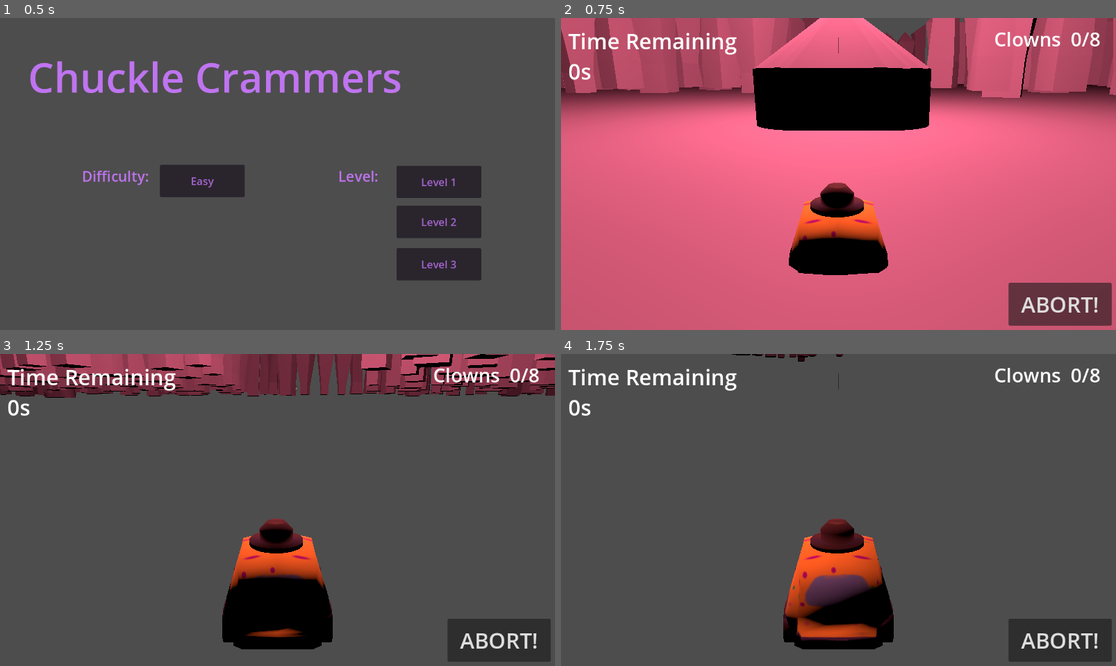
Above: before the commit, frames 1-4 (two rows, left to right).
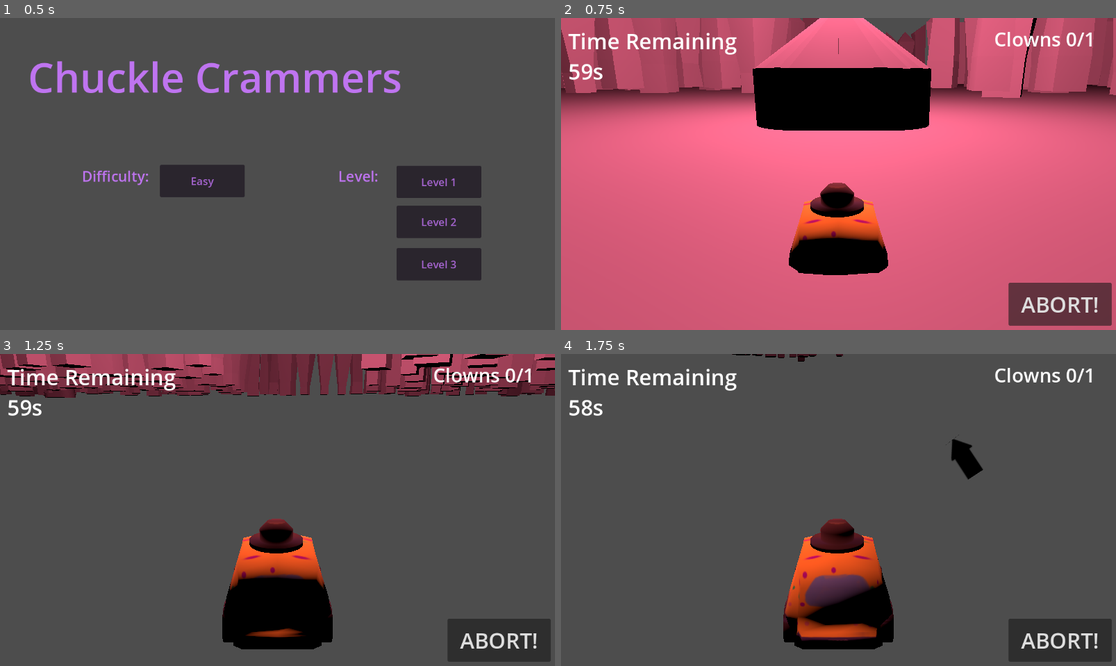
Above: after the commit, the same moments.

Repository: malceore/ClownCarGame
Game: Godot game, scene res://scenes/main_menu.tscn
The game is run twice, just before and just after one commit, with the same random seed, the same clock (stepped at 60 frames per second) and the same inputs.
Inputs (mouse positions are in pixels of both pictures, inside the frame that each line leads up to):
- Up to frame 1 (0.5 s): no input
- Up to frame 2 (0.75 s): click "Level 1" at 0.5 s
- Up to frame 3 (1.25 s): no input
- Up to frame 4 (1.75 s): move the mouse to (960, 494) at 1.27 s; hold D (turn_right) from 1.28 s (still down); hold Right mouse button (Boot) from 1.28 s (still down)

Frame 1 is identical in both runs. In frame 2, 0.3% of the frame differs, in the area x 1-98%, y 4-20%; in frame 3, 0.3%; in frame 4, 0.7%, in the area x 1-98%, y 4-41%.
Error before the commit: Invalid access to property or key 'clowns' on a base object of type 'Node3D'. (res://scripts/car.gd:62)
Error after the commit: Invalid call. Nonexistent function 'get_node' in base 'Nil'. (res://MiniGame.gd:40)

Commit message:
made your level 1 work

Diff:
--- a/scenes/level_world_1.tscn
+++ b/scenes/level_world_1.tscn
@@ -1,5 +1,6 @@
-[gd_scene load_steps=22 format=3 uid="uid://cdp35fqmmxkah"]
-
+[gd_scene load_steps=23 format=3 uid="uid://cdp35fqmmxkah"]
+
+[ext_resource type="Script" path="res://scripts/world.gd" id="1_6wghy"]
 [ext_resource type="ArrayMesh" uid="uid://cpnn2gaoseb2j" path="res://models/Building1.obj" id="1_xs74t"]
 [ext_resource type="ArrayMesh" uid="uid://dxha52rfr4ik3" path="res://models/Buliding2final.obj" id="2_36eqc"]
 [ext_resource type="ArrayMesh" uid="uid://5rfk0i22cmob" path="res://models/Building4.obj" id="3_abcgd"]
@@ -42,6 +43,7 @@
 size = Vector3(50, 50, 50)
 
 [node name="levelWorld1" type="Node3D"]
+script = ExtResource("1_6wghy")
 
 [node name="ground" type="StaticBody3D" parent="."]
 
@@ -3345,22 +3347,12 @@
 light_indirect_energy = 5.863
 omni_range = 447.0
 
-[node name="ClownBillboard1" parent="." instance=ExtResource("9_71g1l")]
-transform = Transform3D(1, 0, 0, 0, 1, 0, 0, 0, 1, 13.6768, 1, -215.66)
-
 [node name="Car" parent="." instance=ExtResource("10_cxamc")]
 transform = Transform3D(1, 0, 0, 0, 1, 0, 0, 0, 1, 0, 1.45699, 26.7967)
 
-[node name="ClownBillboard2" parent="." instance=ExtResource("9_71g1l")]
-transform = Transform3D(1, 0, 0, 0, 1, 0, 0, 0, 1, 119.352, 1, 3.67145)
-
-[node name="ClownBillboard3" parent="." instance=ExtResource("9_71g1l")]
-transform = Transform3D(1, 0, 0, 0, 1, 0, 0, 0, 1, -7.87474, 1, 142.063)
-
-[node name="ClownBillboard4" parent="." instance=ExtResource("9_71g1l")]
-transform = Transform3D(1, 0, 0, 0, 1, 0, 0, 0, 1, -138.708, 5.04771, -33.8669)
-
 [node name="MiniGameLayer" type="CanvasLayer" parent="."]
 
 [node name="MiniGame" parent="MiniGameLayer" instance=ExtResource("11_rjnqy")]
 visible = false
+
+[node name="ClownBillboard1" parent="." instance=ExtResource("9_71g1l")]
